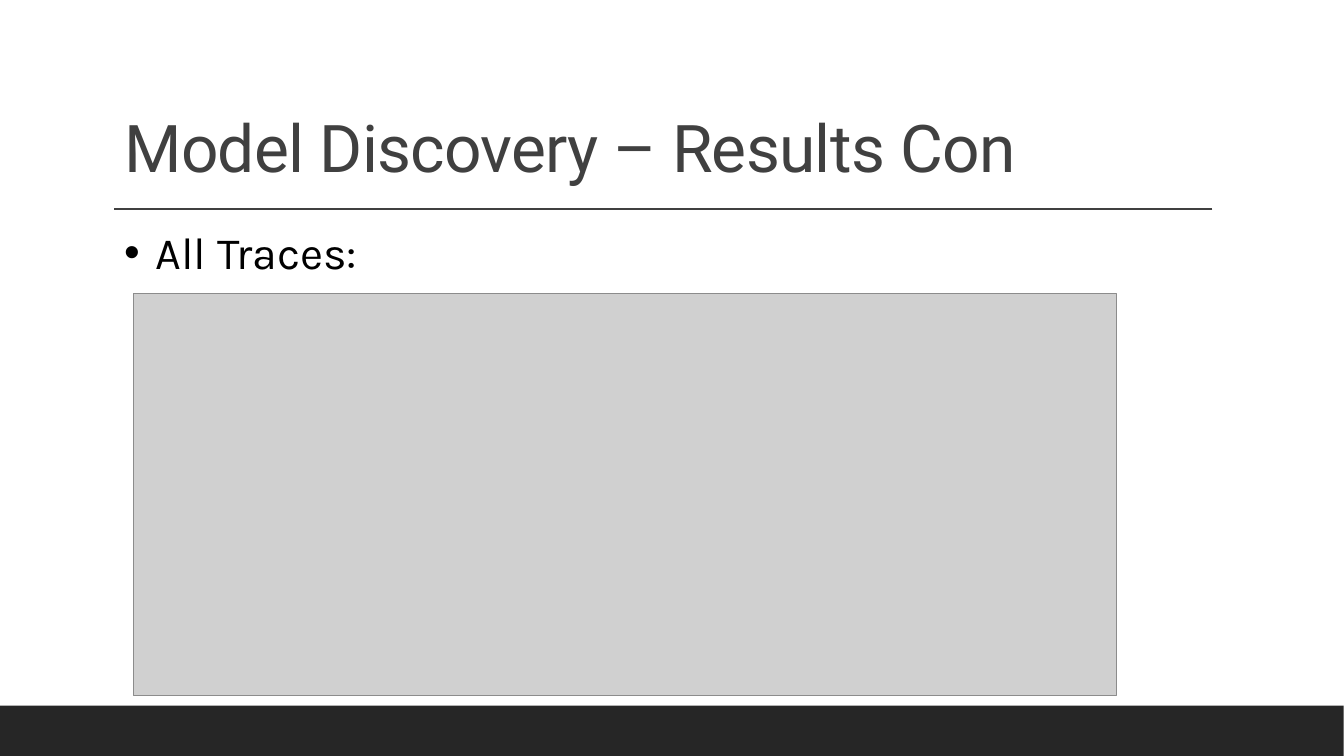
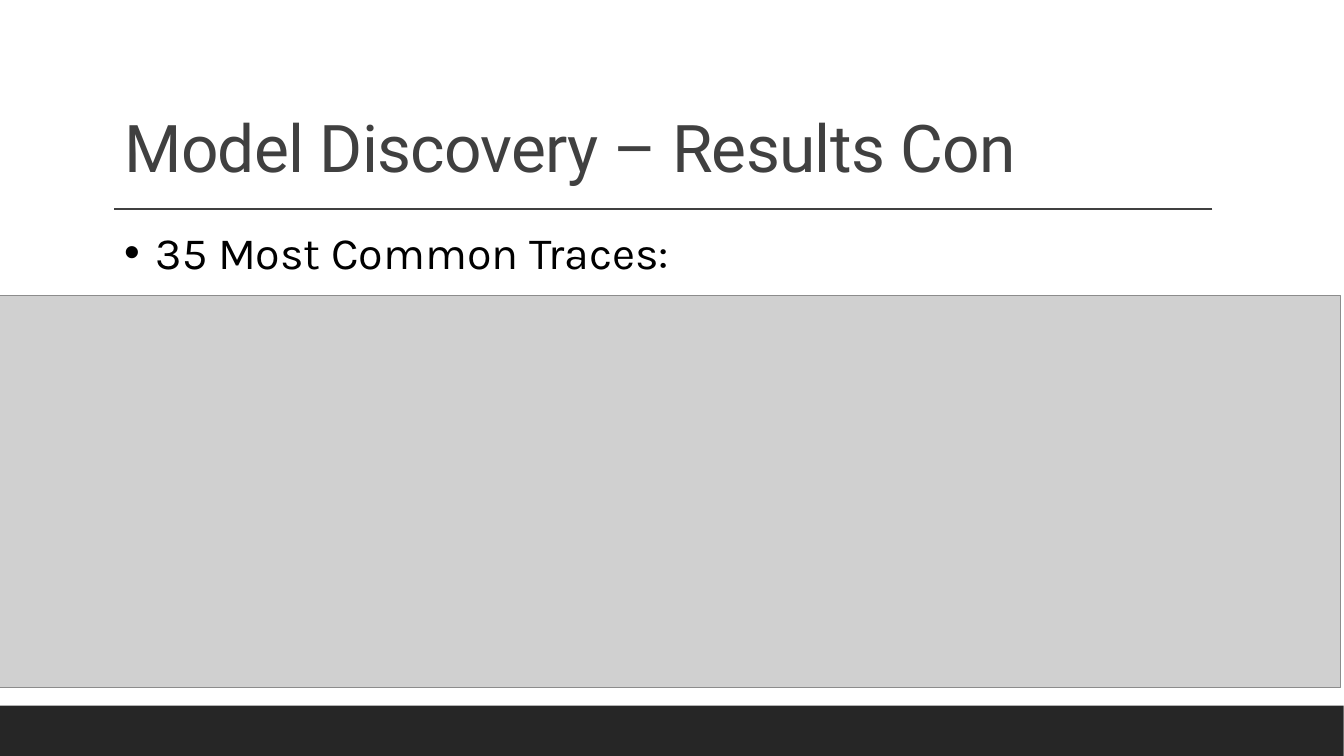
Before and after one commit to Noam-Diamant/Process-Mining, a slide deck: slide 10 of Sepsis Cases – Event Log.pptx. Drawn at 1344x756 pixels with LibreOffice and Linux fonts; fonts in the diff are those of the drawing; grey boxes stand for pictures. Boxes give left, top, right and bottom in pixels: in the first picture for what was removed or moved away, otherwise in the second. Text is boxed around its words. In the diff, an @@ line names an element or a change of style, - is before the commit and + after.

```diff
--- a/Sepsis Cases – Event Log.pptx
+++ b/Sepsis Cases – Event Log.pptx
@@ text at [156, 240, 669, 270]: text changed @@
-• All Traces:
+• 35 Most Common Traces:
@@ picture: place and size @@
-picture at [133, 294, 1116, 697]
+picture at [0, 295, 1341, 688]
```
Also in this commit, not shown: 2 other slides changed, 3 slides added, 1 other file.
